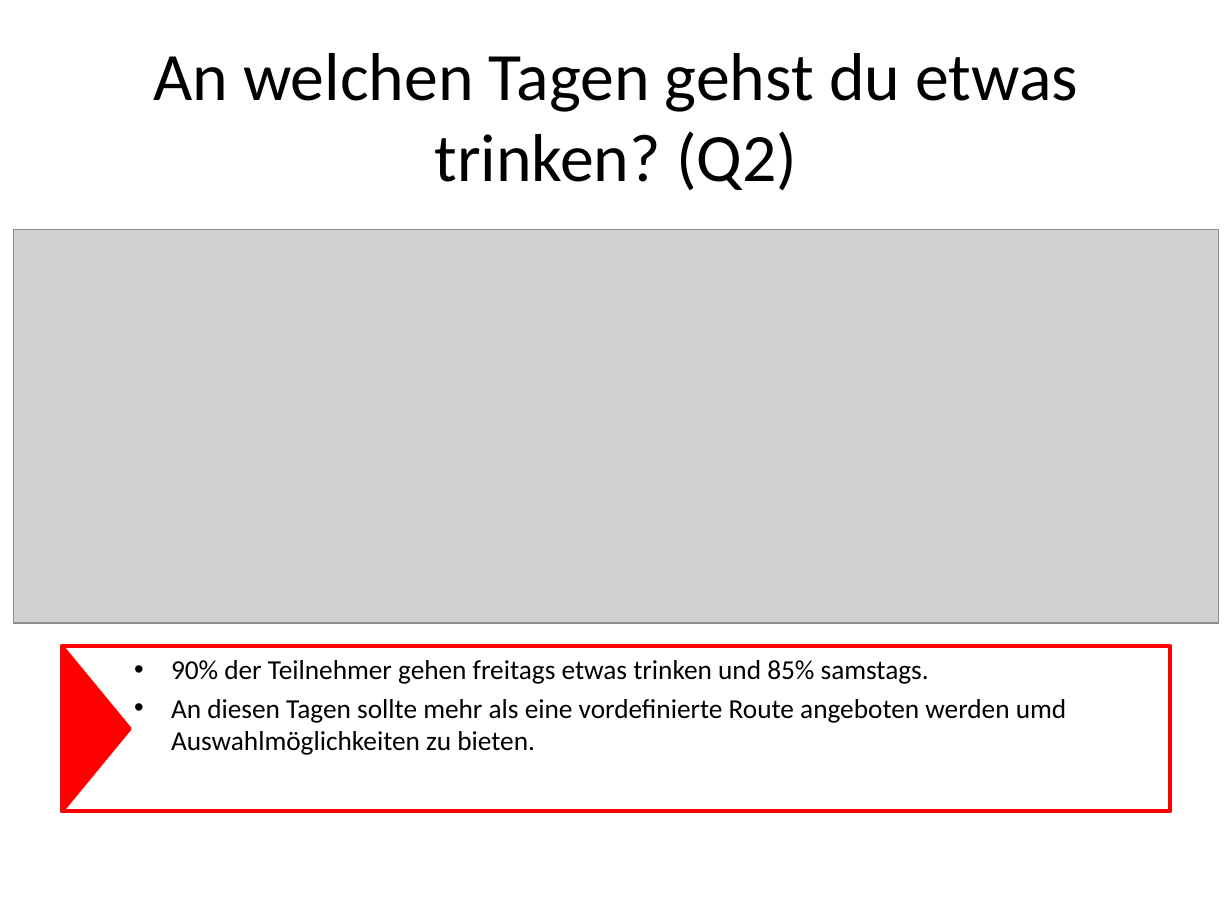
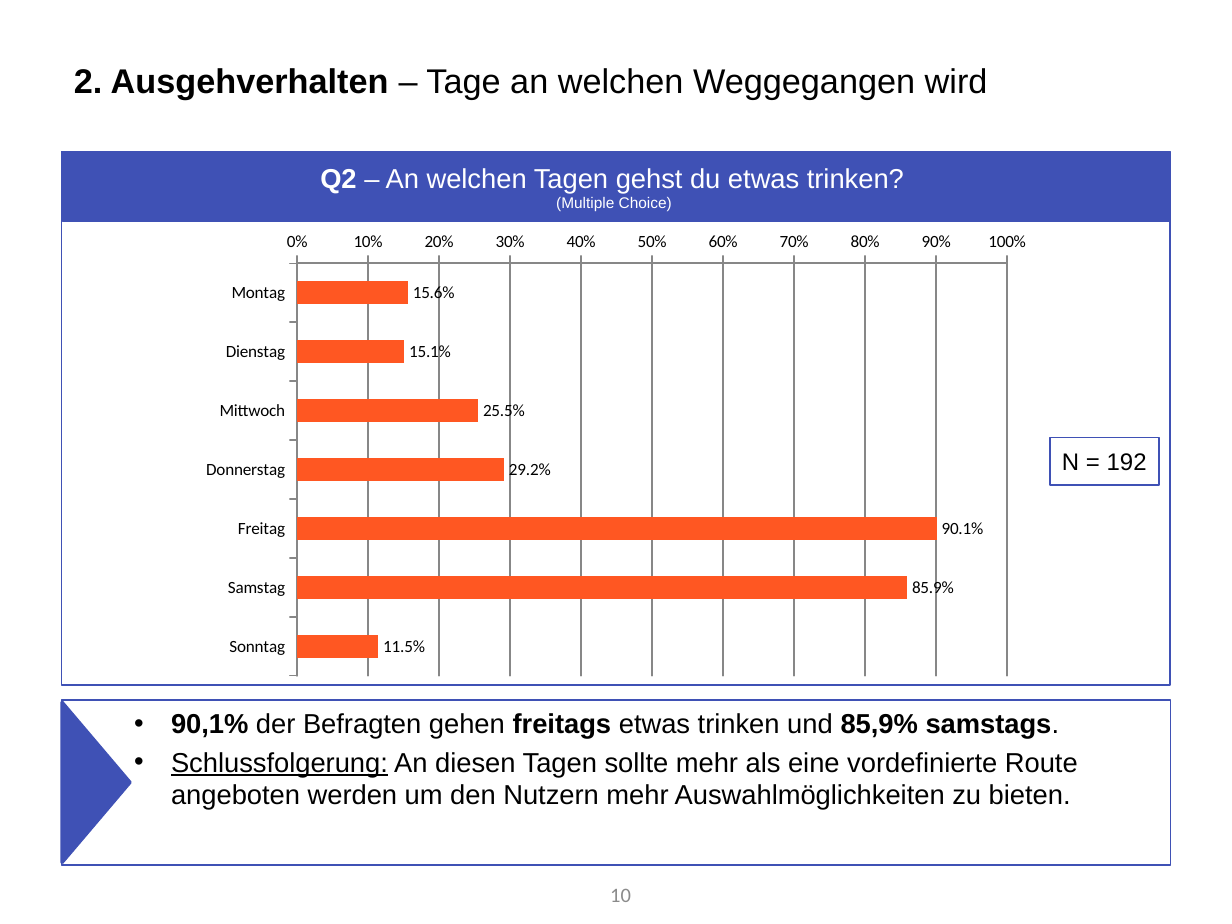
Before and after one commit to Roba1993/Happy-Hour, a slide deck: slide 10 of documents/marketing/Marketing Analyse von Umfrage 1 (5.5).pptx (slide 8 before the commit). Drawn at 1232x924 pixels with LibreOffice and Linux fonts; fonts in the diff are those of the drawing; grey boxes stand for pictures. Boxes give left, top, right and bottom in pixels: in the first picture for what was removed or moved away, otherwise in the second. Text is boxed around its words. In the diff, an @@ line names an element or a change of style, - is before the commit and + after.

```diff
--- a/documents/marketing/Marketing Analyse von Umfrage 1 (5.5).pptx
+++ b/documents/marketing/Marketing Analyse von Umfrage 1 (5.5).pptx
@@ title added at box(74, 68, 988, 99), 20 pt, text #000000 @@
+2. Ausgehverhalten – Tage an welchen Weggegangen wird
@@ rectangle added at box(62, 152, 1170, 685), outline #3F51B5 1 pt @@
@@ rectangle "Q2 – An welchen Tagen ...": place and size @@
-rectangle "Q2 – An welchen Tagen ..." at box(153, 53, 1079, 191)
+rectangle "Q2 – An welchen Tagen ..." at box(63, 153, 1169, 221)
@@ rectangle "Q2 – An welchen Tagen ..." at box(63, 153, 1169, 221): fill none to #3F51B5; outline none to #3F51B5 2 pt @@
@@ text in rectangle at box(320, 168, 904, 211): text changed; size 39.6 to 16 pt; font Calibri to Arial; text colour #000000 to #FFFFFF @@
-An welchen Tagen gehst du etwas trinken? (Q2)
+Q2 – An welchen Tagen gehst du etwas trinken?
+(Multiple Choice)
@@ picture removed at box(14, 229, 1218, 623) @@
@@ bar chart added at box(190, 223, 1044, 686) @@
+categories: Montag, Dienstag, Mittwoch, Donnerstag, Freitag, Samstag, Sonntag
+Series 1: 0.156, 0.151, 0.255, 0.292, 0.901, 0.859, 0.115
@@ rectangle added at box(1050, 437, 1159, 484), outline #3F51B5 1 pt, 14 pt, text #000000 @@
+N = 192
@@ text "90,1% der Befragten gehen freitags ...": place and size @@
-text "90,1% der Befragten gehen freitags ..." at box(62, 647, 1170, 812)
+text "90,1% der Befragten gehen freitags ..." at box(62, 700, 1170, 865)
@@ text "90,1% der Befragten gehen freitags ..." at box(62, 700, 1170, 865): outline #FF0000 2.25 pt to #3F51B5 1 pt @@
@@ triangle: place and size @@
-triangle at box(62, 646, 130, 811)
+triangle at box(62, 703, 130, 863)
@@ triangle at box(62, 703, 130, 863): fill #FF0000 to #3F51B5; outline #FF0000 2 pt to #3F51B5 2 pt @@
@@ text at box(171, 713, 1078, 810): text changed; font Calibri to Arial @@
-• 90% der Teilnehmer gehen freitags etwas trinken und 85% samstags.
-• An diesen Tagen sollte mehr als eine vordefinierte Route angeboten werden umd Auswahlmöglichkeiten zu bieten.
+• 90,1% der Befragten gehen freitags etwas trinken und 85,9% samstags.
+• Schlussfolgerung: An diesen Tagen sollte mehr als eine vordefinierte Route angeboten werden um den Nutzern mehr Auswahlmöglichkeiten zu bieten.
@@ page number added at box(610, 889, 631, 902), 12 pt, text #8C8C8C @@
+10
```
Also in this commit, not shown: 16 other slides changed, 16 slides added, 11 slides removed.
